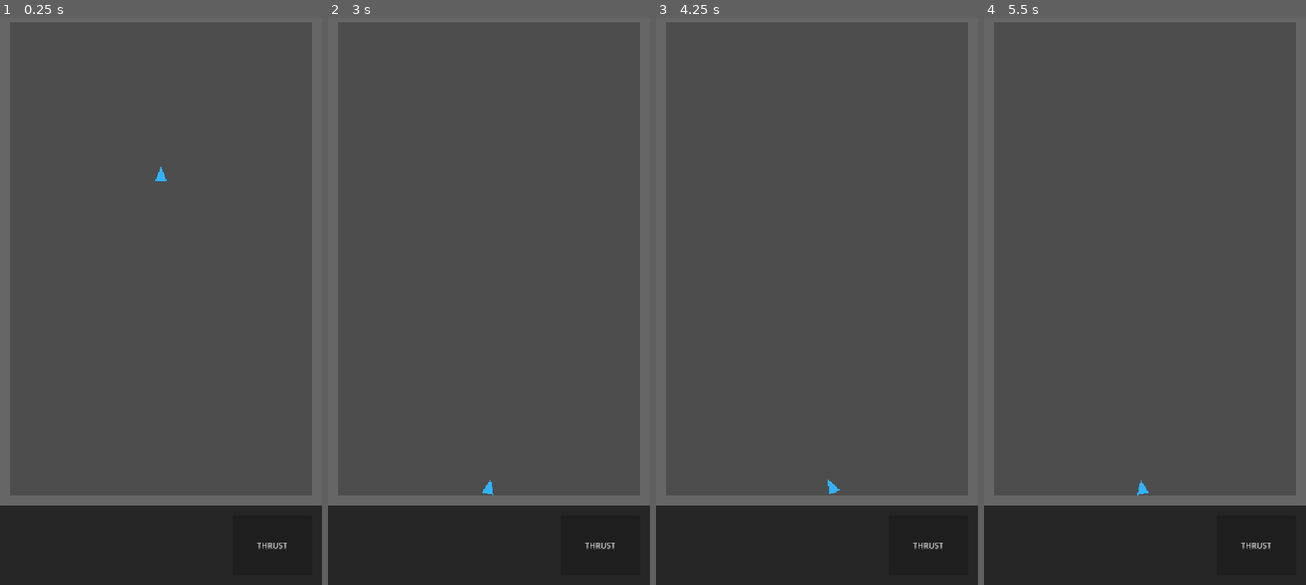
Above: before the commit, frames 1-4 (left to right).
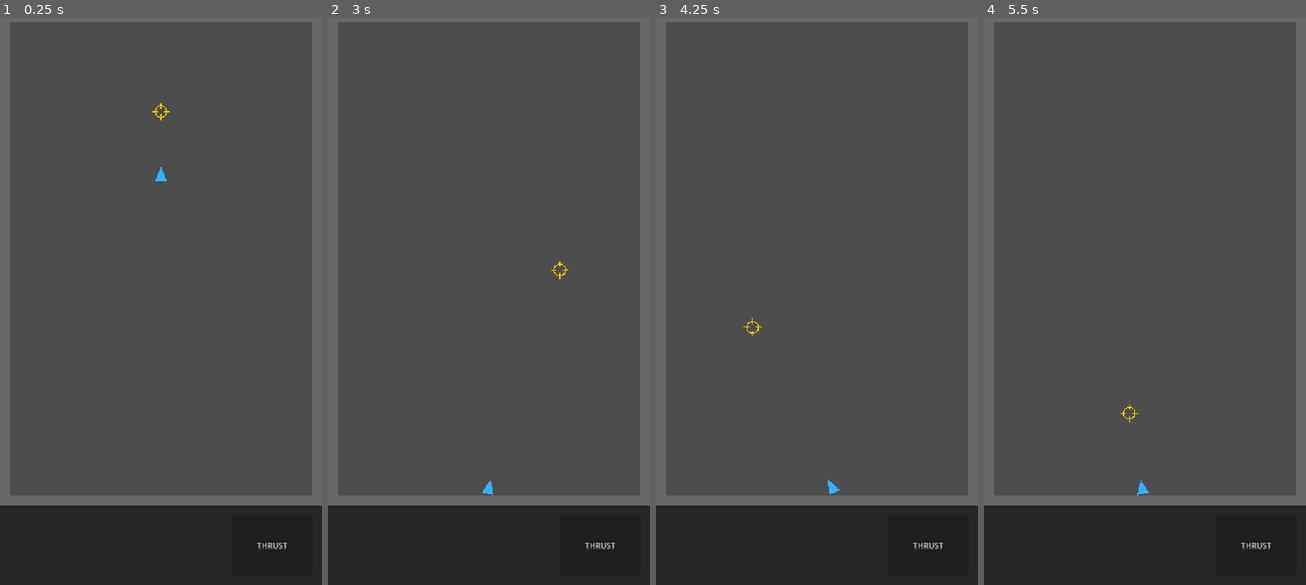
Above: after the commit, the same moments.

Repository: sqrt57/vector-thrust
Game: Godot game, scene res://scenes/main.tscn
The game is run twice, just before and just after one commit, with the same random seed, the same clock (stepped at 60 frames per second) and the same inputs.
Inputs (mouse positions are in pixels of both pictures, inside the frame that each line leads up to):
- Up to frame 1 (0.25 s): no input
- Up to frame 2 (3 s): click "THRUST" at 0.5 s; click "THRUST" at 1.25 s; click "THRUST" at 2 s; tap Enter at 2.75 s; move the mouse to (559, 267) at 2.77 s; click (559, 267) at 2.92 s
- Up to frame 3 (4.25 s): tap Space at 3.02, 3.77 s; move the mouse to (752, 329) at 3.52 s; click (752, 329) at 3.67 s
- Up to frame 4 (5.5 s): tap Space at 4.25, 5.27 s; move the mouse to (1177, 171) at 4.27 s; click (1177, 171) at 4.42 s; move the mouse to (1128, 414) at 5.02 s; click (1128, 414) at 5.17 s

The runs differ from the first frame. In frame 1, less than 0.1% of the frame differs, in the area x 47-53%, y 15-19%; in frame 2, less than 0.1%; in frame 3, less than 0.1%; in frame 4, less than 0.1%.

Commit message:
M3: show current navigator target as an on-screen marker

Diff:
--- a/scenes/main.tscn
+++ b/scenes/main.tscn
@@ -1,8 +1,9 @@
-[gd_scene load_steps=6 format=3]
+[gd_scene load_steps=7 format=3]
 
 [ext_resource type="PackedScene" path="res://scenes/vehicle.tscn" id="1"]
 [ext_resource type="Script" path="res://scripts/thrust_button.gd" id="2"]
 [ext_resource type="Script" path="res://scripts/main.gd" id="3"]
+[ext_resource type="Script" path="res://scripts/navigator_target_marker.gd" id="4"]
 
 [sub_resource type="RectangleShape2D" id="RectangleShape2D_h"]
 size = Vector2(648, 20)
@@ -19,6 +20,9 @@
 
 [node name="Vehicle" parent="." instance=ExtResource("1") groups=["vehicle"]]
 position = Vector2(324, 300)
+
+[node name="NavigatorTargetMarker" type="Node2D" parent="."]
+script = ExtResource("4")
 
 [node name="TopWall" type="StaticBody2D" parent="."]
 position = Vector2(324, 10)
--- a/scripts/main.gd
+++ b/scripts/main.gd
@@ -4,6 +4,13 @@
 ## since the camera sits centered on the full viewport at zoom 1). Must stay
 ## in sync with the control strip height in main.tscn.
 @export var play_field_height: float = 992.0
+
+@onready var navigator_target_marker: Node2D = $NavigatorTargetMarker
+
+func _ready() -> void:
+	var vehicles := get_tree().get_nodes_in_group("vehicle")
+	if vehicles.size() > 0:
+		navigator_target_marker.position = vehicles[0].navigator_target
 
 func _unhandled_input(event: InputEvent) -> void:
 	var tap_position: Vector2
@@ -17,4 +24,5 @@
 	if tap_position.y > play_field_height:
 		return
 
+	navigator_target_marker.position = tap_position
 	get_tree().call_group("vehicle", "set_navigator_target", tap_position)
--- /dev/null
+++ b/scripts/navigator_target_marker.gd
@@ -0,0 +1,14 @@
+extends Node2D
+
+## Visual marker for the vehicle's current navigator_target (see
+## vehicle.gd), repositioned by main.gd whenever the target changes.
+
+const RADIUS := 12.0
+const COLOR := Color(1, 0.8, 0, 1)
+
+func _draw() -> void:
+	draw_arc(Vector2.ZERO, RADIUS, 0, TAU, 24, COLOR, 2.0)
+	draw_line(Vector2(-RADIUS * 1.5, 0), Vector2(-RADIUS * 0.5, 0), COLOR, 2.0)
+	draw_line(Vector2(RADIUS * 0.5, 0), Vector2(RADIUS * 1.5, 0), COLOR, 2.0)
+	draw_line(Vector2(0, -RADIUS * 1.5), Vector2(0, -RADIUS * 0.5), COLOR, 2.0)
+	draw_line(Vector2(0, RADIUS * 0.5), Vector2(0, RADIUS * 1.5), COLOR, 2.0)
Not shown, changed: design/backlog.md
Not shown, changed: design/environments.md
